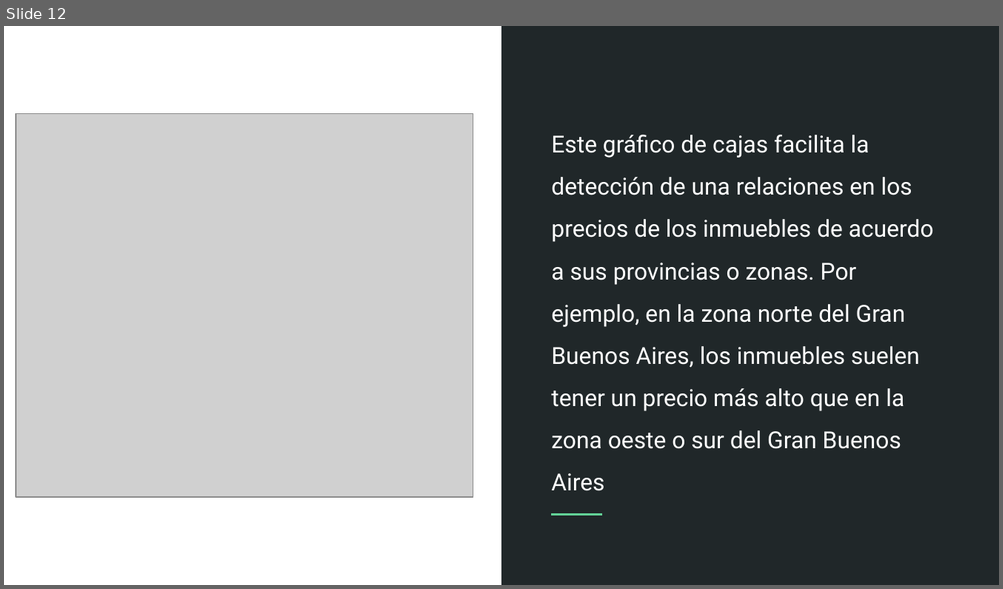
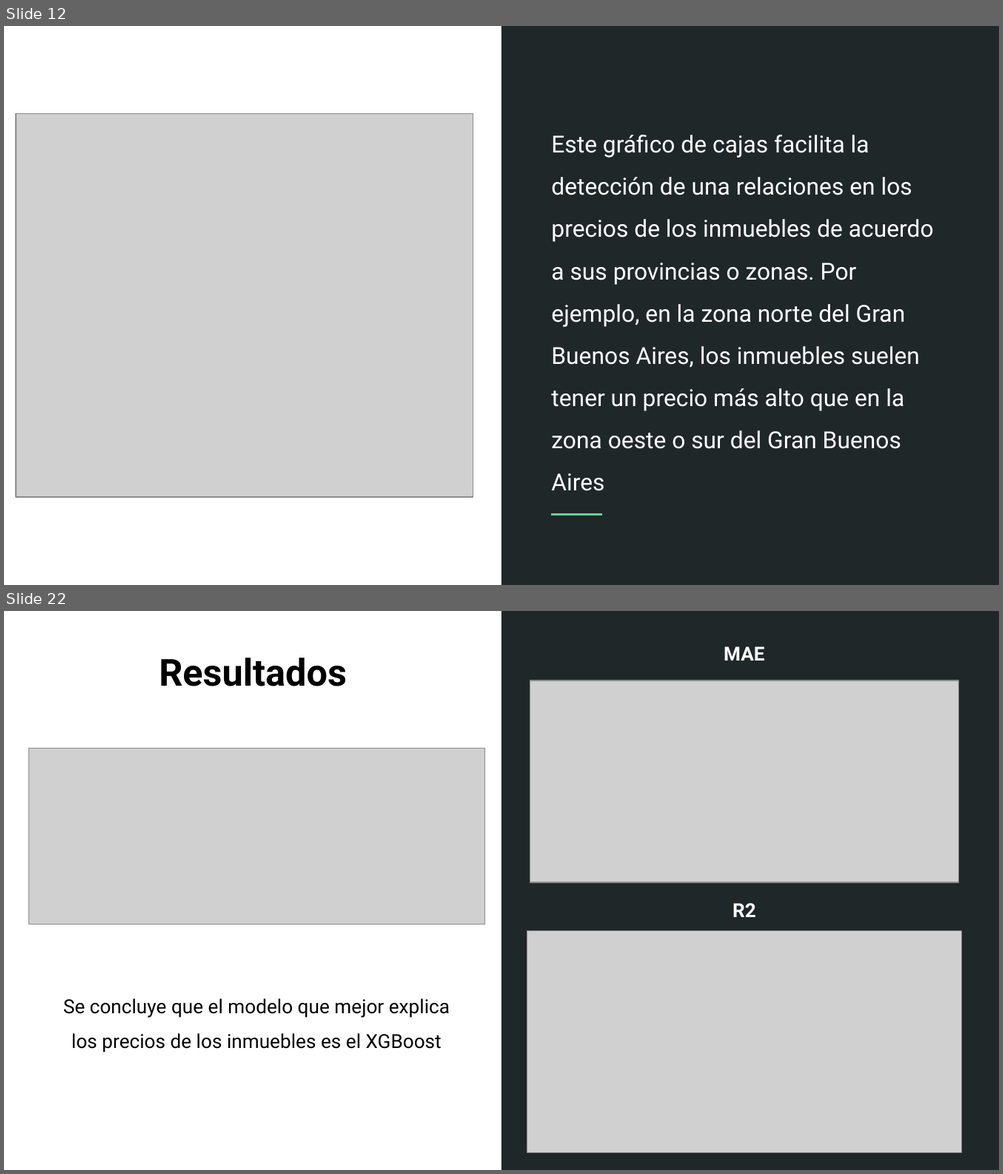
Before and after one commit to marcoavillani/argprops, a slide deck: Predicción de Precios Inmobiliarios.pptx. Shown one above the other, each under a label of ours: slide 12 before the commit, slides 12 and 22 after it; the slides between them are not shown. The pictures are 1003x589 and 1003x1174 pixels, drawn with LibreOffice and Linux fonts; fonts in the diff are those of the drawing; grey boxes stand for pictures. Boxes give left, top, right and bottom in pixels: in the first picture for what was removed or moved away, otherwise in the second. Text is boxed around its words. In the diff, an @@ line names an element or a change of style, - is before the commit and + after.

```diff
--- a/Predicción de Precios Inmobiliarios.pptx
+++ b/Predicción de Precios Inmobiliarios.pptx
@@ slide 22 added at [4,611,999,1170], background #FFFFFF; not listed: 1 template element that a slide beside it also shows @@
@@ text added at [723,647,764,661], 14 pt, text #FFFFFF, bold @@
+MAE
@@ text added at [159,658,347,686], 27 pt, text #000000, bold @@
+Resultados
@@ picture added at [530,681,958,883] @@
@@ picture added at [29,748,484,924] @@
@@ text added at [732,903,756,917], 14 pt, text #FFFFFF, bold @@
+R2
@@ picture added at [527,931,962,1153] @@
@@ text added at [63,999,449,1053], 14 pt, text #000000 @@
+Se concluye que el modelo que mejor explica los precios de los inmuebles es el XGBoost
```
Also in this commit, not shown: 1 slide changed, 10 other slides added, 1 slide removed, 1 other file.
